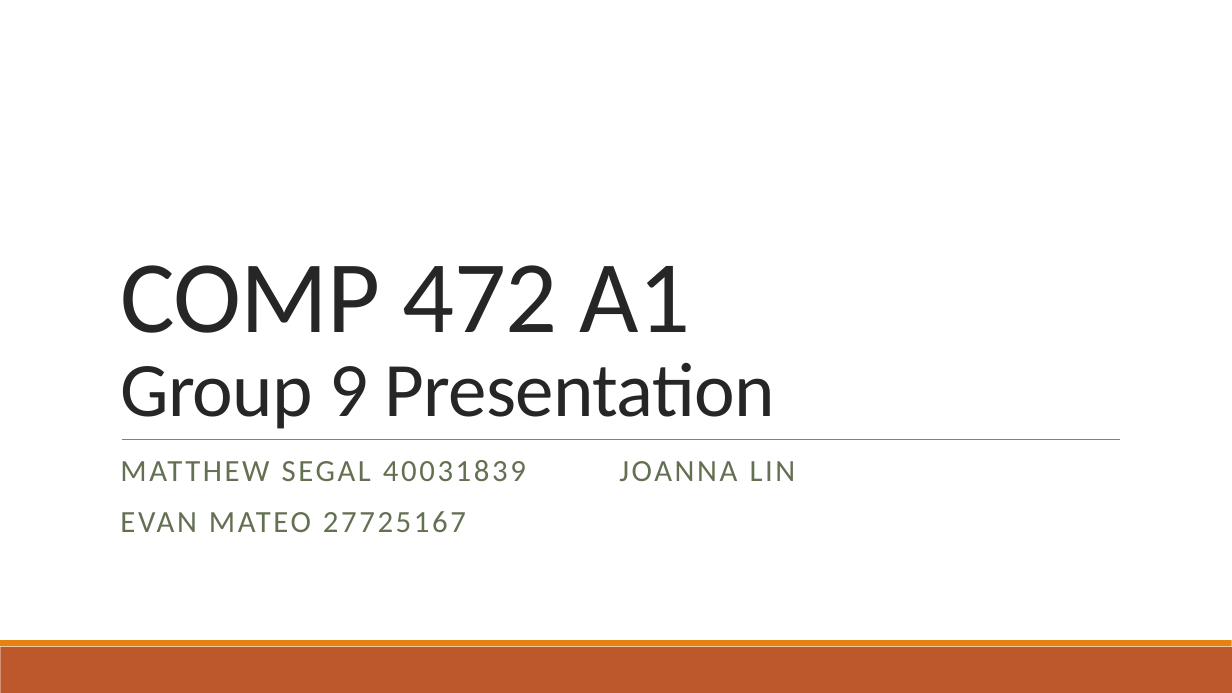
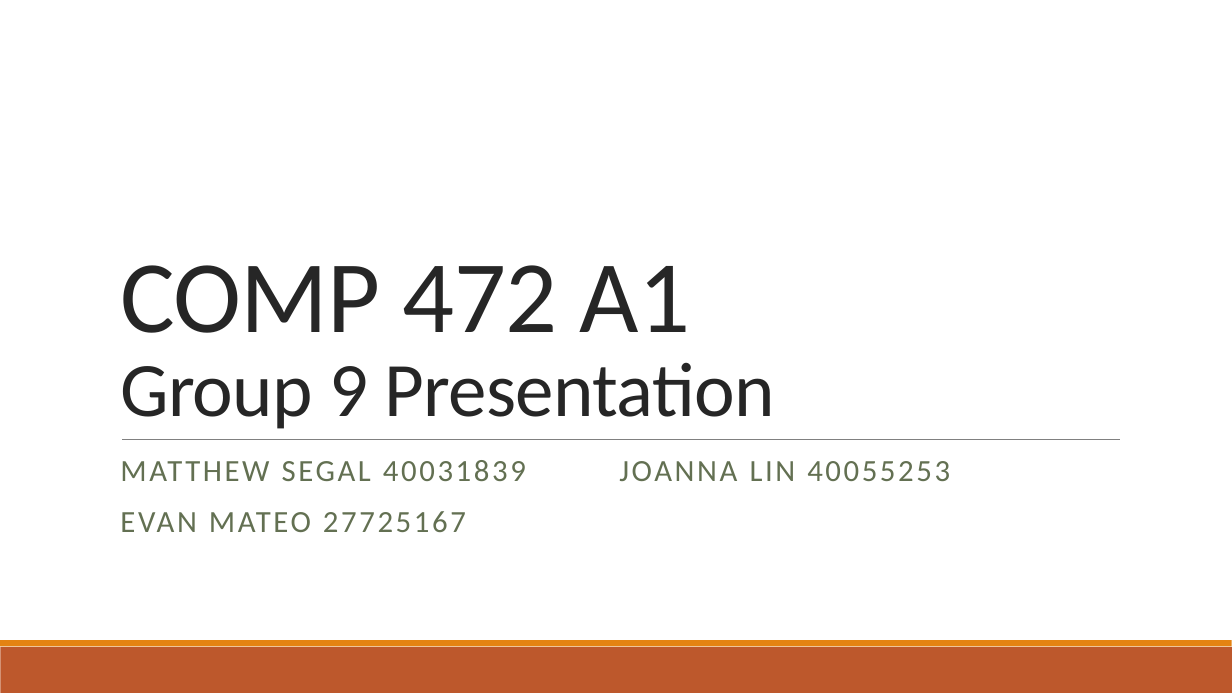
Before and after one commit to BlackSound1/COMP472_A1, a slide deck: slide 1 of presentation.pptx. Drawn at 1232x693 pixels with LibreOffice and Linux fonts; fonts in the diff are those of the drawing. Boxes give left, top, right and bottom in pixels: in the first picture for what was removed or moved away, otherwise in the second. Text is boxed around its words. In the diff, an @@ line names an element or a change of style, - is before the commit and + after.

Commit message:
Update presentation slides

```diff
--- a/presentation.pptx
+++ b/presentation.pptx
@@ subtitle at (x1=619, y1=461, x2=950, y2=481): text changed @@
-JOANNA LIN
+JOANNA LIN 40055253
```
Also in this commit, not shown: 2 other slides changed.
